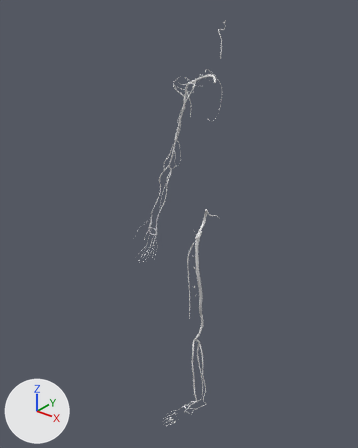
Two versions of the glTF model body-map/arteries.glb, one commit apart.
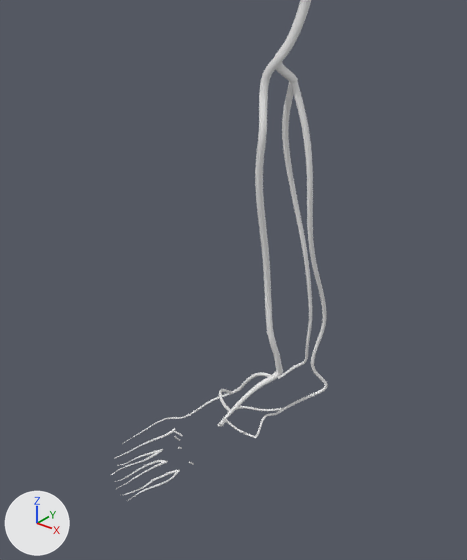
The first picture shows the older version from a 50 mm lens placed at (0.853, -1.365, 1.601), pointed at (-0.179, -0.075, 0.801). The close-ups show the older and then the newer version on the part from 39% to 65% of the width and 73% to 98% of the height of that picture. Only the edits that show in the close-ups are written down. The lights are fixed; the arrows at lower left show +X, +Y and +Z.

In view in the first close-up: 'ar_ant_tibial_0', 'ar_foot_digital_0', 'ar_foot_digital_1', 'ar_plantar_arch_0', 'ar_popliteal_0', 'ar_post_tibial_0' and 6 more.
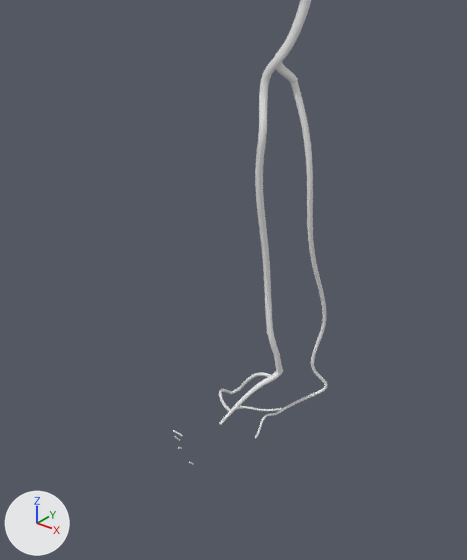
Changed parts and their boxes (x1, y1, x2, y2) in the close-ups (467 x 560 px):
'ar_foot_digital_1', deleted: before (278, 82, 312, 379)
'ar_foot_digital_0', deleted: before (112, 393, 230, 501)
'ar_plantar_arch_0', deleted: before (226, 411, 255, 438)

The change in detail:
Object 'ar_plantar_arch_0' (ob_ar_plantar_arch_0) is deleted.
Object 'ar_foot_digital_0' (ob_ar_foot_digital_0) is deleted.
Object 'ar_foot_digital_1' (ob_ar_foot_digital_1) is deleted.
